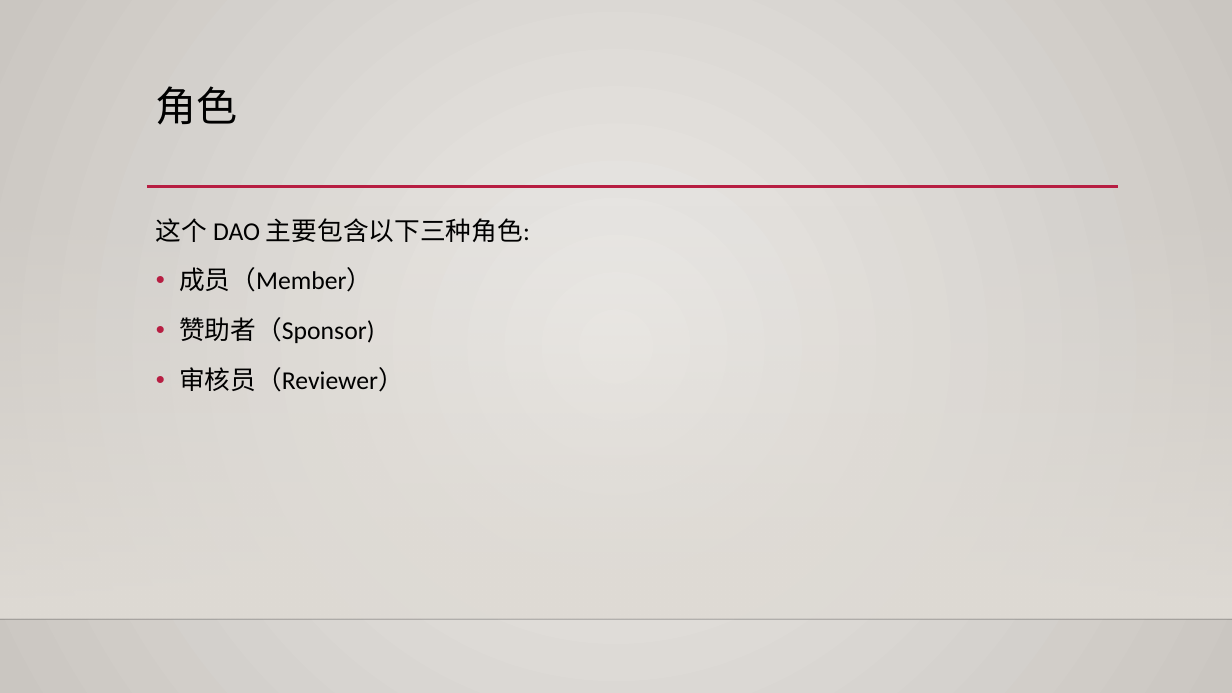
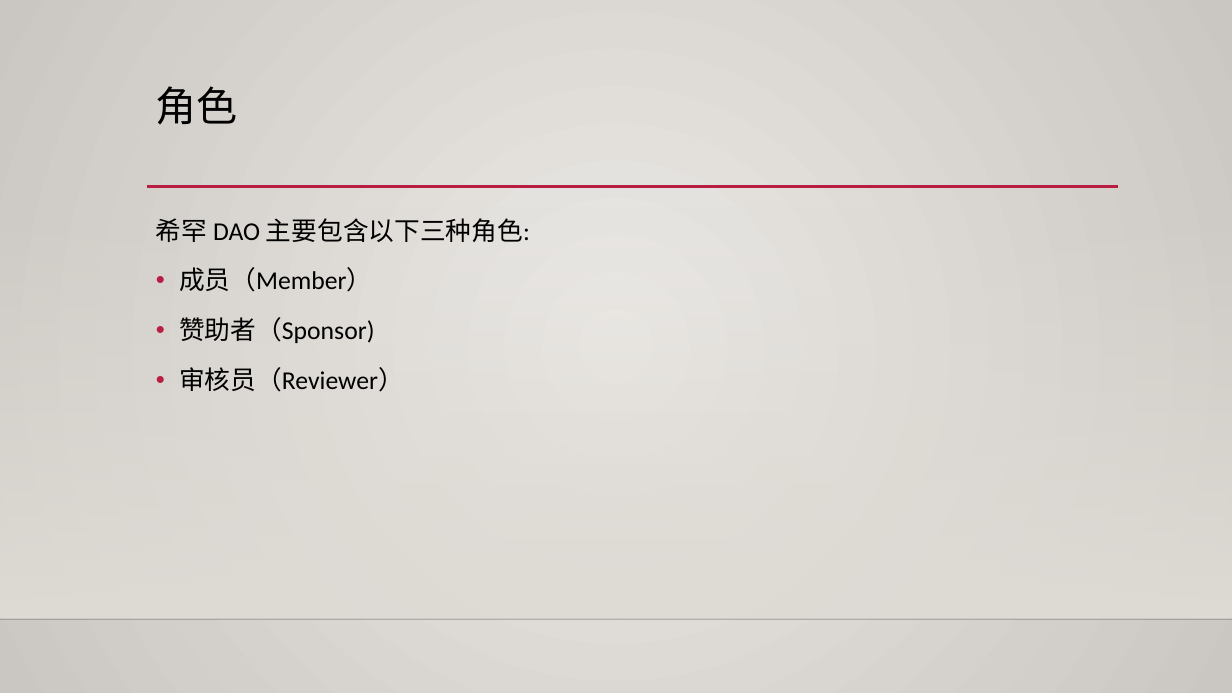
Before and after one commit to linghuccc/ETH-Huangshan, a slide deck: slide 3 of 15-Rare-Hope-DAO/public/demo.pptx. Drawn at 1232x693 pixels with LibreOffice and Linux fonts; fonts in the diff are those of the drawing; background and template pictures are left out. Boxes give left, top, right and bottom in pixels: in the first picture for what was removed or moved away, otherwise in the second. Text is boxed around its words. In the diff, an @@ line names an element or a change of style, - is before the commit and + after.

```diff
--- a/15-Rare-Hope-DAO/public/demo.pptx
+++ b/15-Rare-Hope-DAO/public/demo.pptx
@@ text at (156, 218, 530, 242): text changed @@
-这个 DAO 主要包含以下三种角色:
+希罕 DAO 主要包含以下三种角色:
```
Also in this commit, not shown: 3 other slides changed, 1 other file.
